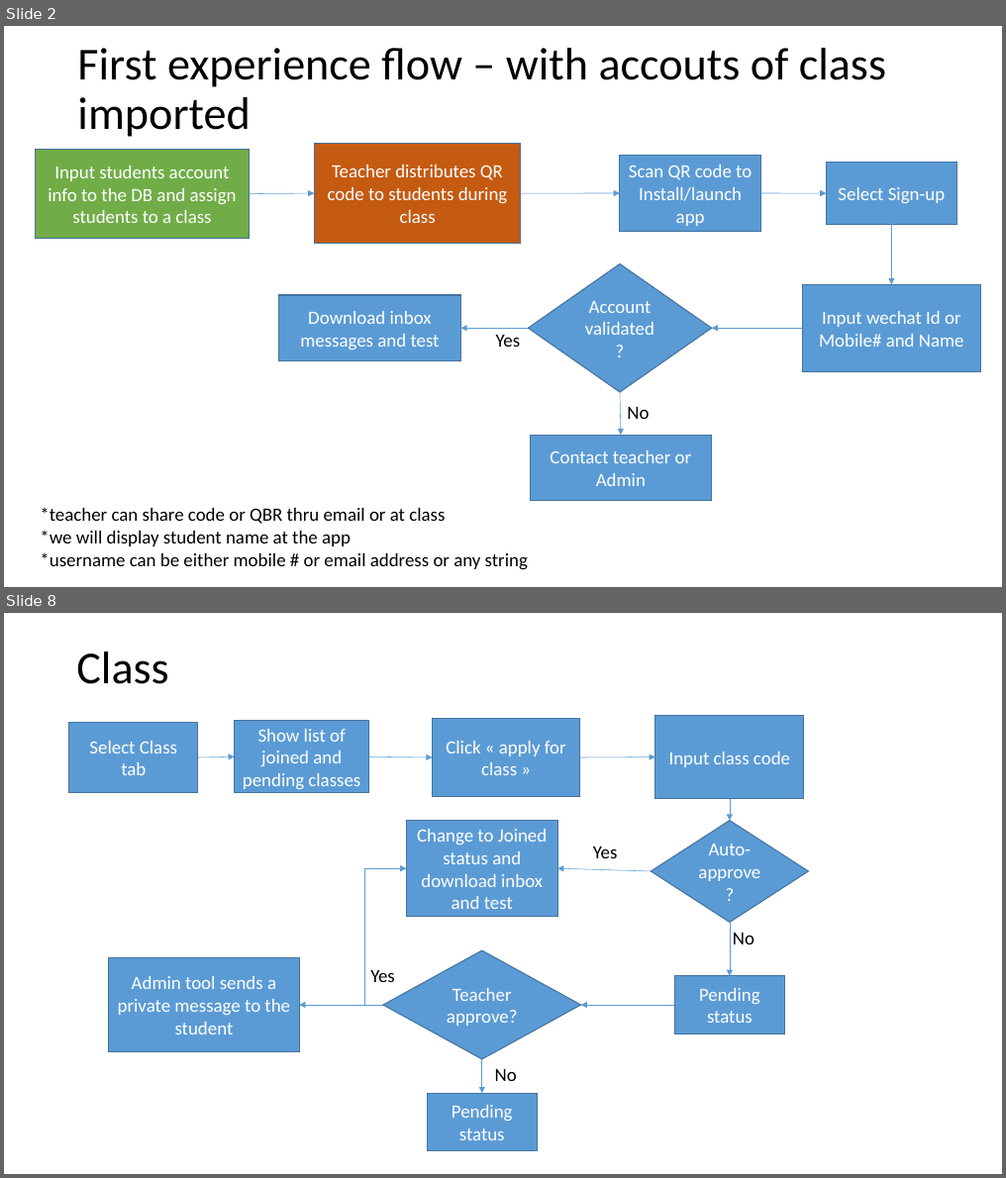
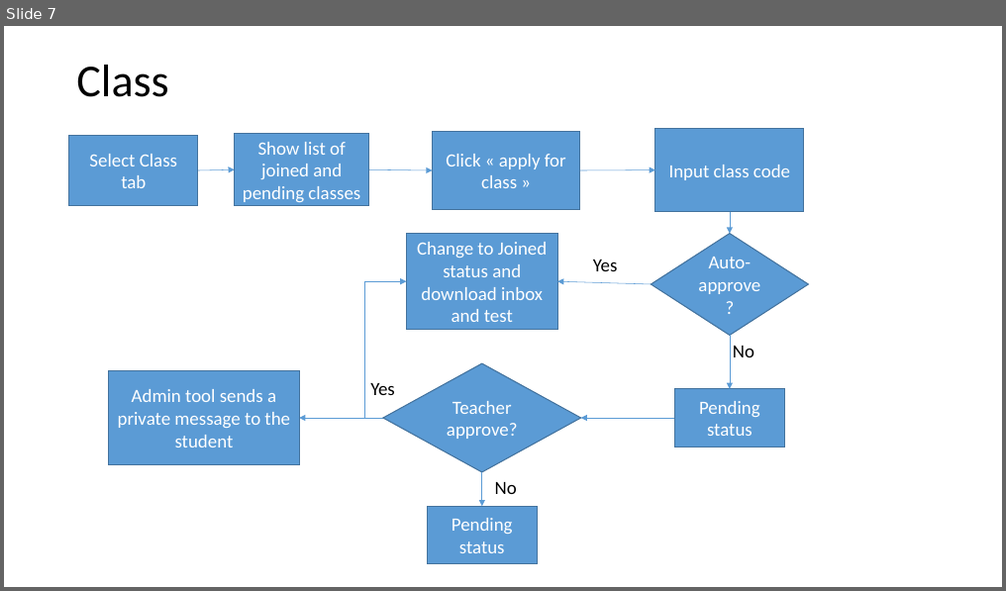
Before and after one commit to joechina/eclasso2o, a slide deck: Parrot-Wireframe/Students flow.pptx. Shown one above the other, each under a label of ours: slides 2 and 8 before the commit, slide 7 after it; the slides between them are not shown. The pictures are 1006x1178 and 1006x591 pixels, drawn with LibreOffice and Linux fonts; fonts in the diff are those of the drawing. Boxes give left, top, right and bottom in pixels: in the first picture for what was removed or moved away, otherwise in the second. Text is boxed around its words. In the diff, an @@ line names an element or a change of style, - is before the commit and + after.

Commit message:
update for first experience flow

```diff
--- a/Parrot-Wireframe/Students flow.pptx
+++ b/Parrot-Wireframe/Students flow.pptx
@@ slide 2 removed at [4, 26, 1002, 587], background #FFFFFF @@
@@ title removed at [77, 48, 886, 137] @@
-First experience flow – with accouts of class imported
@@ rectangle removed at [315, 144, 522, 243] @@
-Teacher distributes QR code to students during class
@@ rectangle removed at [36, 150, 249, 240] @@
-Input students account info to the DB and assign students to a class
@@ rectangle removed at [620, 156, 761, 231] @@
-Scan QR code to Install/launch app
@@ rectangle removed at [826, 163, 957, 224] @@
-Select Sign-up
@@ arrow removed from (249, 193) to (315, 193) @@
@@ arrow removed from (521, 193) to (620, 193) @@
@@ arrow removed from (761, 193) to (826, 193) @@
@@ arrow removed from (892, 224) to (892, 285) @@
@@ diamond removed at [528, 264, 712, 392] @@
-Account validated?
@@ rectangle removed at [803, 285, 981, 372] @@
-Input wechat Id or Mobile# and Name
@@ rectangle removed at [279, 295, 460, 362] @@
-Download inbox messages and test
@@ arrow removed from (528, 329) to (460, 329) @@
@@ text removed at [496, 335, 521, 347] @@
-Yes
@@ arrow removed from (803, 329) to (712, 329) @@
@@ arrow removed from (620, 392) to (621, 436) @@
@@ text removed at [627, 407, 648, 419] @@
-No
@@ rectangle removed at [531, 436, 712, 501] @@
-Contact teacher or Admin
@@ text removed at [40, 507, 528, 570] @@
-*teacher can share code or QBR thru email or at class
-*we will display student name at the app
-*username can be either mobile # or email address or any string
@@ what was slide 8 is now slide 7 @@
```
Also in this commit, not shown: 5 slides changed, 1 slide added, 1 other slide removed.
